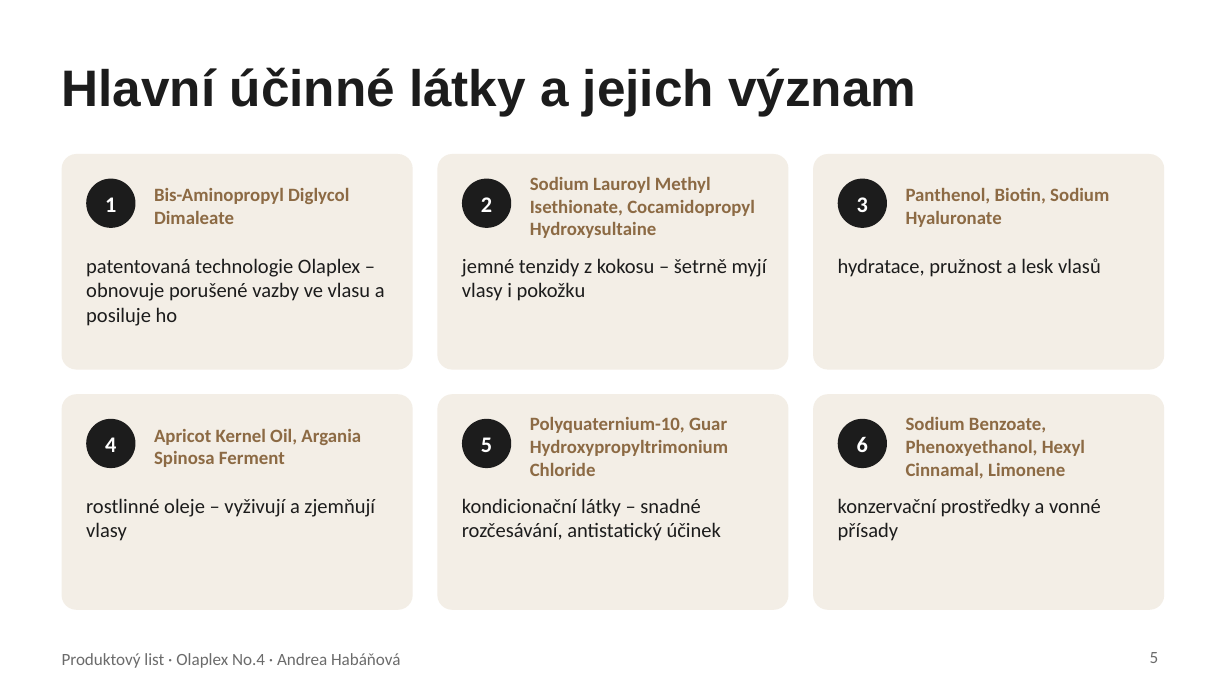
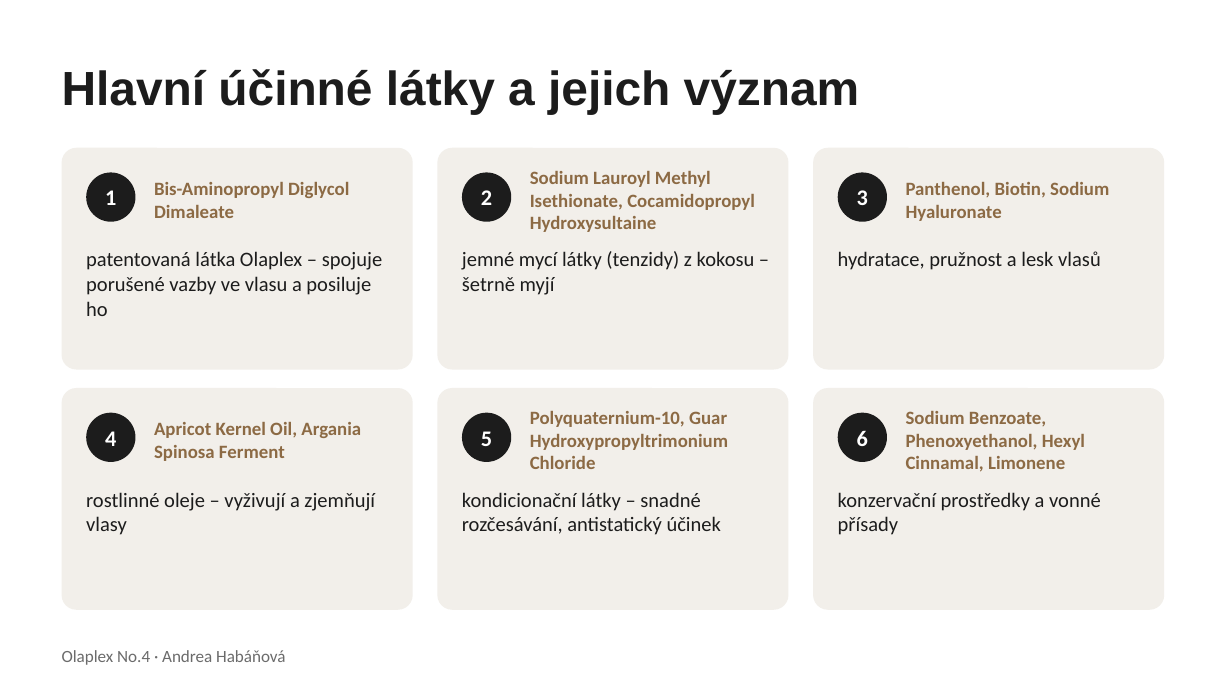
Before and after one commit to tdrzt4grdp-beep/P, a slide deck: slide 6 of prezentace/Produktovy_list_Olaplex_No4.pptx (slide 5 before the commit). Drawn at 1232x693 pixels with LibreOffice and Linux fonts; fonts in the diff are those of the drawing. Boxes give left, top, right and bottom in pixels: in the first picture for what was removed or moved away, otherwise in the second. Text is boxed around its words. In the diff, an @@ line names an element or a change of style, - is before the commit and + after.

```diff
--- a/prezentace/Produktovy_list_Olaplex_No4.pptx
+++ b/prezentace/Produktovy_list_Olaplex_No4.pptx
@@ title "Hlavní účinné látky a jejich ..." at [62, 69, 860, 114]: size 30 to 28 pt @@
@@ rounded rectangle: place and size @@
-rounded rectangle at [62, 154, 413, 370]
+rounded rectangle at [62, 148, 413, 370]
@@ rounded rectangle: place and size @@
-rounded rectangle at [437, 154, 788, 370]
+rounded rectangle at [437, 148, 788, 370]
@@ rounded rectangle: place and size @@
-rounded rectangle at [813, 154, 1164, 370]
+rounded rectangle at [813, 148, 1164, 370]
@@ 12 texts, 6 ellipses: place and size @@
-12 texts, 6 ellipses at [86, 177, 1109, 479]
+12 texts, 6 ellipses at [86, 171, 1109, 472]
@@ text at [86, 251, 382, 316]: text changed @@
-patentovaná technologie Olaplex – obnovuje porušené vazby ve vlasu a posiluje ho
+patentovaná látka Olaplex – spojuje porušené vazby ve vlasu a posiluje ho
@@ text at [462, 251, 755, 295]: text changed @@
-jemné tenzidy z kokosu – šetrně myjí vlasy i pokožku
+jemné mycí látky (tenzidy) z kokosu – šetrně myjí
@@ text "hydratace, pružnost a lesk vlasů": place and size @@
-text "hydratace, pružnost a lesk vlasů" at [838, 258, 1101, 277]
+text "hydratace, pružnost a lesk vlasů" at [838, 251, 1101, 270]
@@ rounded rectangle: place and size @@
-rounded rectangle at [62, 394, 413, 610]
+rounded rectangle at [62, 388, 413, 610]
@@ rounded rectangle: place and size @@
-rounded rectangle at [437, 394, 788, 610]
+rounded rectangle at [437, 388, 788, 610]
@@ fill #F3EEE6 to #F2EFEA; proportions changed in 6 elements at [62, 148, 413, 370], [437, 148, 788, 370], [813, 148, 1164, 370], [62, 388, 413, 610], [437, 388, 788, 610], [813, 388, 1164, 610] @@
@@ rounded rectangle: place and size @@
-rounded rectangle at [813, 394, 1164, 610]
+rounded rectangle at [813, 388, 1164, 610]
@@ text "rostlinné oleje – vyživují a ...": place and size @@
-text "rostlinné oleje – vyživují a ..." at [86, 498, 375, 541]
+text "rostlinné oleje – vyživují a ..." at [86, 492, 375, 535]
@@ text "kondicionační látky – snadné rozčesávání, ...": place and size @@
-text "kondicionační látky – snadné rozčesávání, ..." at [462, 498, 721, 541]
+text "kondicionační látky – snadné rozčesávání, ..." at [462, 492, 721, 535]
@@ text "konzervační prostředky a vonné přísady": place and size @@
-text "konzervační prostředky a vonné přísady" at [838, 498, 1101, 541]
+text "konzervační prostředky a vonné přísady" at [838, 492, 1101, 535]
@@ text at [62, 650, 285, 665]: text changed @@
-Produktový list · Olaplex No.4 · Andrea Habáňová
+Olaplex No.4 · Andrea Habáňová
@@ page number removed at [1150, 652, 1159, 663] @@
-5
```
Also in this commit, not shown: 5 other slides changed, 2 slides added, 8 other files.
